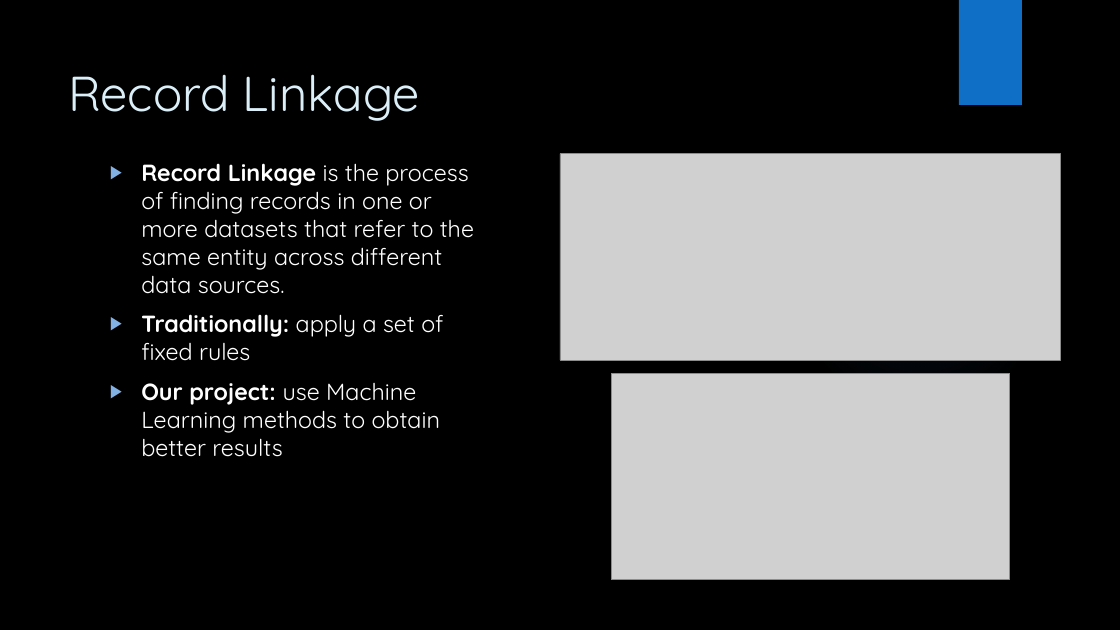
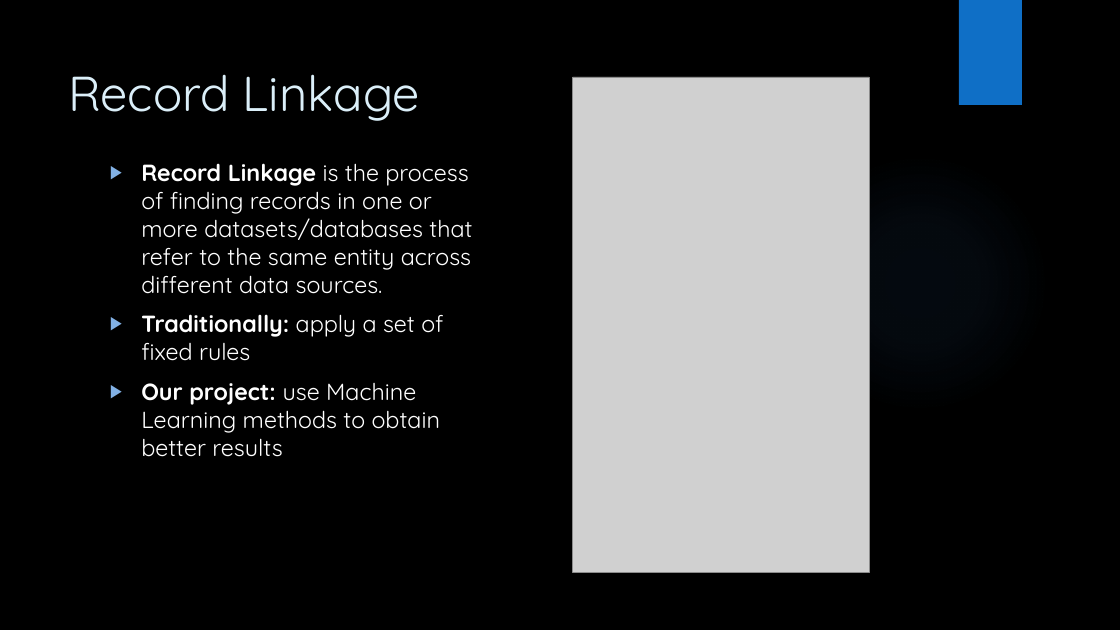
Before and after one commit to frenkowski/ML_aided_RecordLinkage, a slide deck: slide 3 of slides/Machine Learning aided Record Linkage.pptx. Drawn at 1120x630 pixels with LibreOffice and Linux fonts; fonts in the diff are those of the drawing; grey boxes stand for pictures; background and template pictures are left out. Boxes give left, top, right and bottom in pixels: in the first picture for what was removed or moved away, otherwise in the second. Text is boxed around its words. In the diff, an @@ line names an element or a change of style, - is before the commit and + after.

```diff
--- a/slides/Machine Learning aided Record Linkage.pptx
+++ b/slides/Machine Learning aided Record Linkage.pptx
@@ picture added at (x1=573, y1=77, x2=870, y2=573) @@
@@ text at (x1=141, y1=163, x2=472, y2=294): text changed @@
-▶ Record Linkage is the process of finding records in one or more datasets that refer to the same entity across different data sources.
+▶ Record Linkage is the process of finding records in one or more datasets/databases that refer to the same entity across different data sources.
@@ picture removed at (x1=560, y1=154, x2=1061, y2=360) @@
@@ picture removed at (x1=612, y1=373, x2=1010, y2=580) @@
```
Also in this commit, not shown: 5 other slides changed, 24 slides added, 3 other files.
